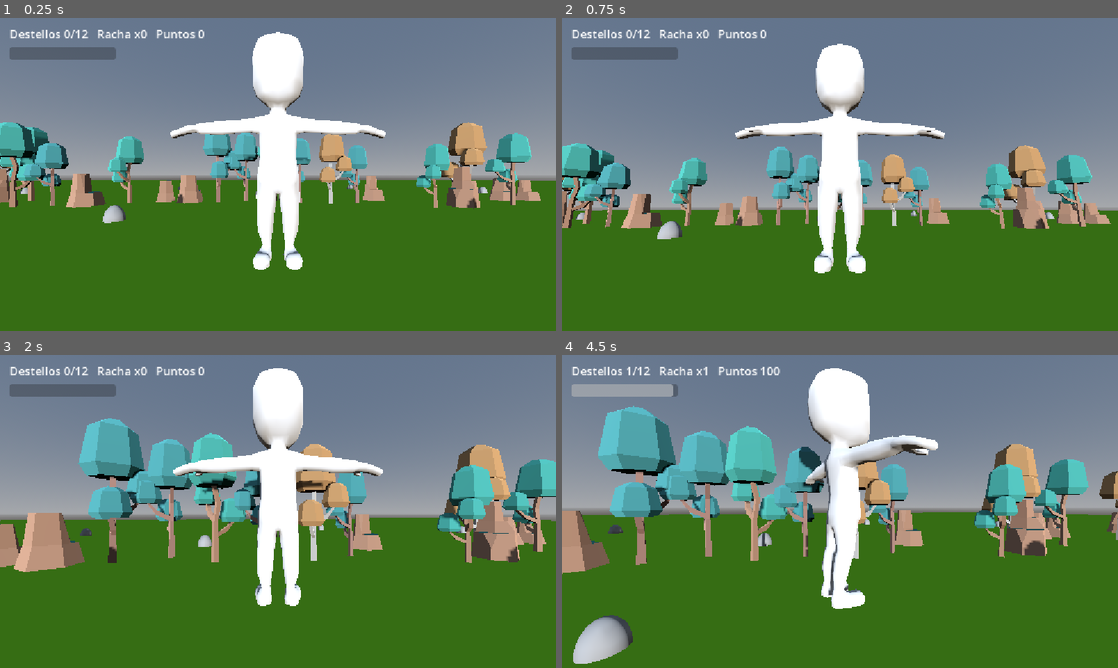
Above: before the commit, frames 1-4 (two rows, left to right).
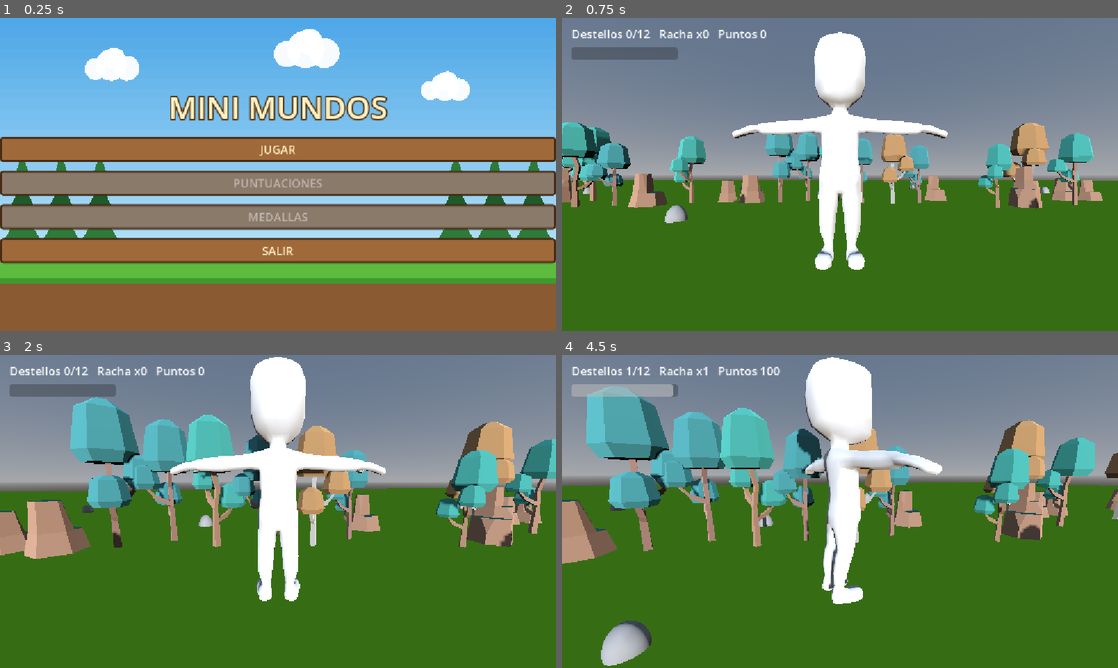
Above: after the commit, the same moments.

Repository: YudyAL/MiniMundosOficial
Game: Godot game, scene res://Escenas/MenuInicio.tscn
Same seed, same stepped clock (60 frames per second), same inputs: the game is played once before the commit and once after it. Before the commit the project starts from res://Escenas/isla.tscn.
Inputs (mouse positions are in pixels of both pictures, inside the frame that each line leads up to):
- Up to frame 1 (0.25 s): no input
- Up to frame 2 (0.75 s): click (840, 149) at 0.5 s, where only the run after the commit has a clickable "JUGAR"
- Up to frame 3 (2 s): tap Enter at 1.25 s; move the mouse to (305, 511) at 1.27 s; hold W (move_forward) from 1.28 s (still down); hold Shift (run) from 1.28 s (still down)
- Up to frame 4 (4.5 s): keep holding W (move_forward); move the mouse to (812, 511) at 2.02 s; release Shift (run) at 2.03 s; tap Space (attack) at 2.1, 4.25, 4.35 s; tap Shift (run) at 2.3, 3.6 s; move the mouse to (851, 505) at 2.77 s; hold Shift (run) 2.78-3.53 s; move the mouse to (834, 517) at 3.52 s; move the mouse to (878, 514) at 4.27 s; hold Shift (run) from 4.28 s (still down)

The runs differ from the first frame. In frame 1, 99% of the frame differs, in the area x 0-100%, y 0-100%; in frame 2, 21%; in frame 3, 23%; in frame 4, 26%.

Commit message:
Agregar menú de inicio con cielo, pinos y botones de madera

Diff:
--- /dev/null
+++ b/game-start/Escenas/MenuInicio.tscn
@@ -0,0 +1,46 @@
+[gd_scene format=3 uid="uid://3xljbiga4mc7"]
+
+[ext_resource type="Script" uid="uid://b6o3225apav4j" path="res://Scripts/menu_inicio.gd" id="1_xm8jm"]
+
+[node name="MenuInicio" type="Control" unique_id=252881805]
+layout_mode = 3
+anchors_preset = 15
+anchor_right = 1.0
+anchor_bottom = 1.0
+grow_horizontal = 2
+grow_vertical = 2
+script = ExtResource("1_xm8jm")
+
+[node name="VBox" type="VBoxContainer" parent="." unique_id=1586721861]
+layout_mode = 1
+anchors_preset = 15
+anchor_right = 1.0
+anchor_bottom = 1.0
+grow_horizontal = 2
+grow_vertical = 2
+theme_override_constants/separation = 18
+alignment = 1
+
+[node name="Titulo" type="Label" parent="VBox" unique_id=713047113]
+layout_mode = 2
+text = "MINI MUNDOS"
+
+[node name="Jugar" type="Button" parent="VBox" unique_id=1332266866]
+layout_mode = 2
+size_flags_horizontal = 5
+text = "JUGAR"
+
+[node name="Puntuaciones" type="Button" parent="VBox" unique_id=2037028758]
+layout_mode = 2
+size_flags_horizontal = 5
+text = "PUNTUACIONES"
+
+[node name="Medallas" type="Button" parent="VBox" unique_id=1802169724]
+layout_mode = 2
+size_flags_horizontal = 5
+text = "MEDALLAS"
+
+[node name="Salir" type="Button" parent="VBox" unique_id=482566316]
+layout_mode = 2
+size_flags_horizontal = 5
+text = "SALIR"
--- /dev/null
+++ b/game-start/Scripts/menu_inicio.gd
@@ -0,0 +1,105 @@
+extends Control
+
+const ESCENA_JUEGO := "res://Escenas/isla.tscn"
+
+const CIELO_ARRIBA := Color("4fa8e8")
+const CIELO_ABAJO := Color("b5e2f7")
+const PASTO := Color("5dbb3f")
+const PASTO_OSCURO := Color("3f9a2c")
+const TIERRA := Color("8a5a33")
+const PINO := Color("2d7a3a")
+const PINO_OSCURO := Color("1f5a2b")
+const TRONCO := Color("6b4423")
+
+@onready var titulo: Label = $VBox/Titulo
+@onready var btn_jugar: Button = $VBox/Jugar
+@onready var btn_puntuaciones: Button = $VBox/Puntuaciones
+@onready var btn_medallas: Button = $VBox/Medallas
+@onready var btn_salir: Button = $VBox/Salir
+
+func _ready() -> void:
+	resized.connect(queue_redraw)
+
+	titulo.horizontal_alignment = HORIZONTAL_ALIGNMENT_CENTER
+	titulo.add_theme_font_size_override("font_size", 64)
+	titulo.add_theme_color_override("font_color", Color("fff3c4"))
+	titulo.add_theme_color_override("font_outline_color", Color("5a3a1c"))
+	titulo.add_theme_constant_override("outline_size", 12)
+
+	for b: Button in [btn_jugar, btn_puntuaciones, btn_medallas, btn_salir]:
+		_estilo_madera(b)
+
+	# Hasta el avance 2
+	btn_puntuaciones.disabled = true
+	btn_medallas.disabled = true
+
+	btn_jugar.pressed.connect(_on_jugar)
+	btn_salir.pressed.connect(func(): get_tree().quit())
+
+func _on_jugar() -> void:
+	get_tree().change_scene_to_file(ESCENA_JUEGO)
+
+func _estilo_madera(b: Button) -> void:
+	b.custom_minimum_size = Vector2(260, 52)
+	b.add_theme_font_size_override("font_size", 24)
+	b.add_theme_color_override("font_color", Color("fff3c4"))
+	b.add_theme_color_override("font_hover_color", Color.WHITE)
+	b.add_theme_color_override("font_disabled_color", Color(1, 1, 1, 0.45))
+	b.add_theme_stylebox_override("normal", _caja(Color("a0693a")))
+	b.add_theme_stylebox_override("hover", _caja(Color("bd7f48")))
+	b.add_theme_stylebox_override("pressed", _caja(Color("7d4e28")))
+	b.add_theme_stylebox_override("disabled", _caja(Color("8a7a6a")))
+
+func _caja(color: Color) -> StyleBoxFlat:
+	var s := StyleBoxFlat.new()
+	s.bg_color = color
+	s.border_color = Color("4a2c14")
+	s.set_border_width_all(4)
+	s.set_corner_radius_all(6)
+	return s
+
+# ---------- Fondo ----------
+func _draw() -> void:
+	var w := size.x
+	var h := size.y
+	var suelo := h * 0.78
+
+	# Cielo en franjas
+	var franjas := 24
+	for i in franjas:
+		var c := CIELO_ARRIBA.lerp(CIELO_ABAJO, float(i) / (franjas - 1))
+		draw_rect(Rect2(0, i * suelo / franjas, w, suelo / franjas + 1), c)
+
+	# Nubes
+	_nube(Vector2(w * 0.20, h * 0.15), h * 0.05)
+	_nube(Vector2(w * 0.55, h * 0.10), h * 0.06)
+	_nube(Vector2(w * 0.80, h * 0.22), h * 0.045)
+
+	# Pinos a los lados
+	for x in [0.04, 0.11, 0.18, 0.82, 0.89, 0.96]:
+		_pino(Vector2(w * x, suelo), h * 0.34)
+
+	# Pasto y tierra
+	draw_rect(Rect2(0, suelo, w, h * 0.05), PASTO)
+	draw_rect(Rect2(0, suelo + h * 0.05, w, h * 0.02), PASTO_OSCURO)
+	draw_rect(Rect2(0, suelo + h * 0.07, w, h - suelo - h * 0.07), TIERRA)
+
+func _nube(centro: Vector2, r: float) -> void:
+	var blanco := Color(1, 1, 1, 0.95)
+	draw_circle(centro, r, blanco)
+	draw_circle(centro + Vector2(r * 1.0, r * 0.2), r * 0.8, blanco)
+	draw_circle(centro + Vector2(-r * 1.0, r * 0.25), r * 0.7, blanco)
+	draw_circle(centro + Vector2(r * 0.2, -r * 0.4), r * 0.7, blanco)
+
+func _pino(base: Vector2, alto: float) -> void:
+	var ancho := alto * 0.45
+	draw_rect(Rect2(base.x - ancho * 0.07, base.y - alto * 0.15, ancho * 0.14, alto * 0.15), TRONCO)
+	for i in 3:
+		var y_base := base.y - alto * 0.12 - i * alto * 0.26
+		var a := ancho * (1.0 - i * 0.22)
+		var puntas := PackedVector2Array([
+			Vector2(base.x - a * 0.5, y_base),
+			Vector2(base.x + a * 0.5, y_base),
+			Vector2(base.x, y_base - alto * 0.38),
+		])
+		draw_colored_polygon(puntas, PINO if i % 2 == 0 else PINO_OSCURO)
--- a/game-start/project.godot
+++ b/game-start/project.godot
@@ -11,7 +11,7 @@
 [application]
 
 config/name="GameStart"
-run/main_scene="res://Escenas/isla.tscn"
+run/main_scene="uid://3xljbiga4mc7"
 config/features=PackedStringArray("4.7", "Forward Plus")
 config/icon="res://icon.svg"
 
Not shown, added: game-start/Scripts/menu_inicio.gd.uid
